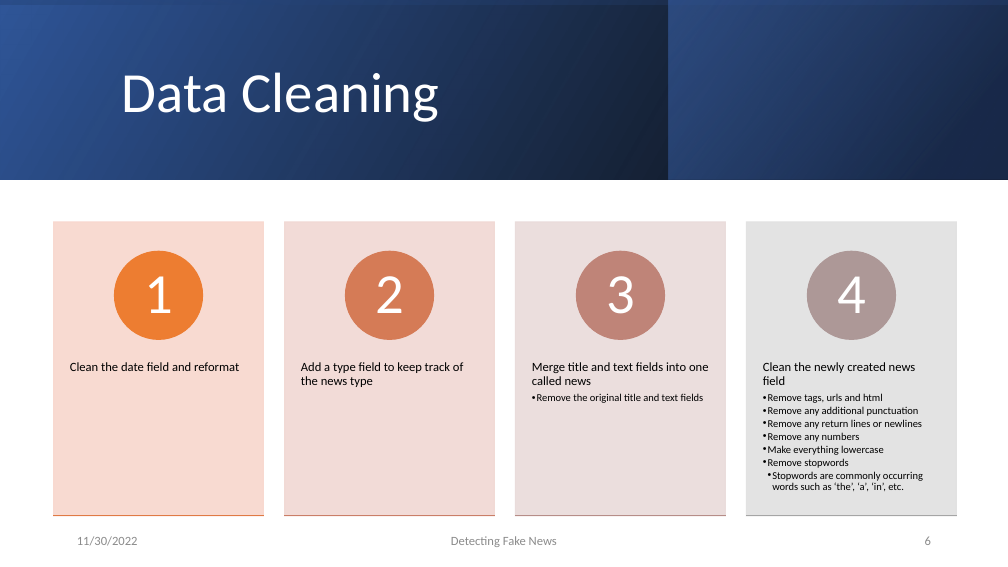
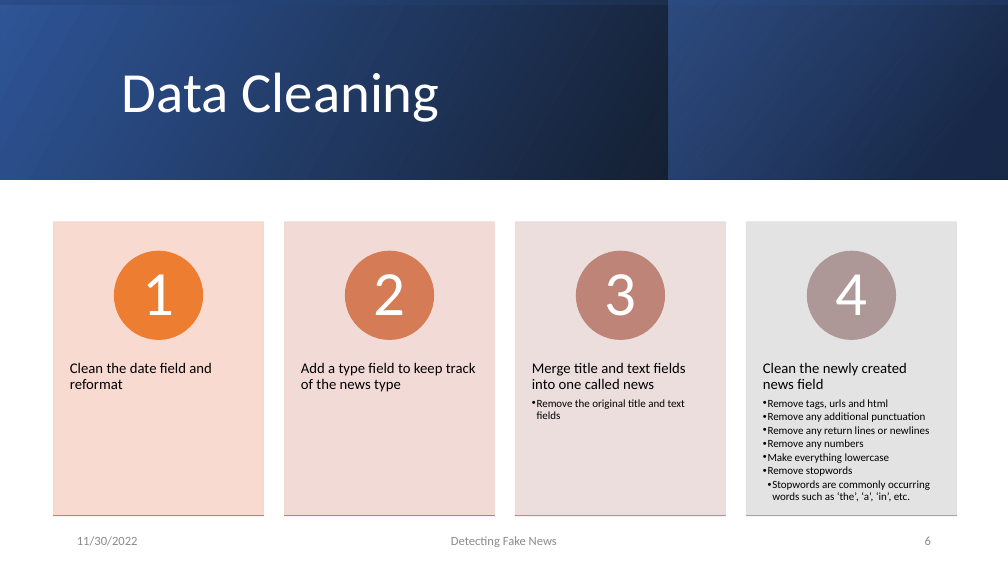
Before and after one commit to blasher565/dm_cs522, a slide deck: slide 6 of final project/Powerpoint/lash_final_fakenews.pptx. Drawn at 1008x567 pixels with LibreOffice and Linux fonts; fonts in the diff are those of the drawing. Boxes give left, top, right and bottom in pixels: in the first picture for what was removed or moved away, otherwise in the second. Text is boxed around its words. In the diff, an @@ line names an element or a change of style, - is before the commit and + after.

Commit message:
Update some text

```diff
--- a/final project/Powerpoint/lash_final_fakenews.pptx
+++ b/final project/Powerpoint/lash_final_fakenews.pptx
@@ size 54 to 60 pt; more space between paragraphs in 4 elements at (143,274,175,315), (374,274,406,315), (604,274,636,316), (835,274,867,315) @@
@@ text "Clean the date field and ..." at (70,362,212,389): size 12 to 14 pt @@
@@ text "Add a type field to ..." at (301,362,476,392): size 12 to 14 pt @@
@@ text "Merge title and text fields ..." at (532,362,686,419): size 12 to 14 pt in "Merge title and text fields into one ..."; size 10 to 10.5 pt in "Remove the original title and text fields" @@
@@ text "Clean the newly created news ..." at (763,362,930,501): size 12 to 14 pt in "Clean the newly created news field"; size 10 to 10.5 pt in "Remove tags, urls and html", "Remove any additional punctuation", "Remove any return lines or newlines", "Remove any numbers" and 3 more places @@
```
Also in this commit, not shown: 4 other slides changed, 1 other file.
